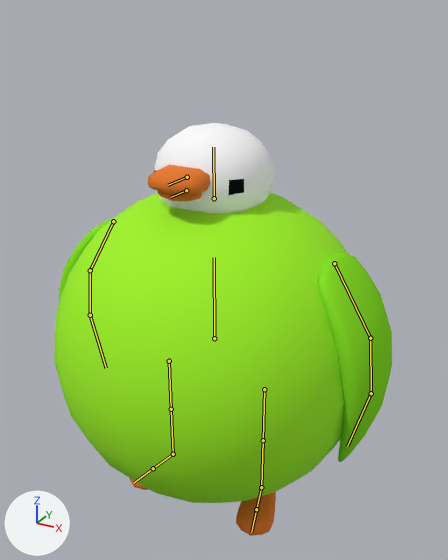
The Blender file models/muncher_real.blend: old version first, new version second.
Rendered twice from a camera (50 mm lens) standing at (2.26, -3.95, 4.01) and looking at (0.06, 0.05, 2.01). Arrows for +X, +Y and +Z are at lower left; the lights stay in place. The bones that bend it are drawn over the model as lines.

Objects in the first picture: 'Body'.
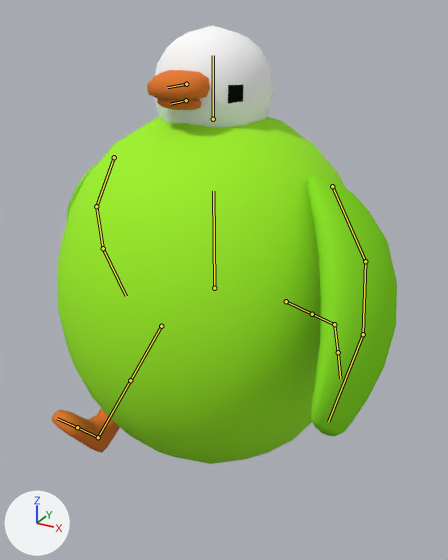
The newer file adds an action. The first version stands in its rest pose; the second is drawn at frame 4 of the action 'Run'.

What differs and where, as boxes [x1, y1, x2, y2] in the pictures (448 x 560 px):
```json
{"object": "Body", "change": "posed", "before": [54, 123, 392, 536], "after": [52, 26, 397, 464], "on screen": "6% taller"}
{"bone": "Body", "before": "(214, 338) to (214, 257)", "after": "(214, 288) to (213, 191)"}
{"bone": "Thigh.R", "before": "(169, 361) to (171, 409)", "after": "(161, 326) to (130, 380)"}
{"bone": "Thigh.L", "before": "(264, 389) to (263, 440)", "after": "(286, 301) to (312, 314)"}
```

Edits to the scene script, one JSON object a line:
```json
{"block": "bone_body", "where": "bone_body = bpy.data.objects['Armature'].pose.bones['Body']"}
{"op": "set", "path": "bone_body.location", "old": "(0.0, 0.0, 0.0)", "new": "(0.0, 0.459, 0.0)"}
{"op": "set", "path": "bone_body.scale", "old": "(1.0, 1.0, 1.0)", "new": "(0.94, 1.11, 0.94)"}
{"block": "bone_thigh_r", "where": "bone_thigh_r = bpy.data.objects['Armature'].pose.bones['Thigh.R']  # child of 'Body'"}
{"op": "set", "path": "bone_thigh_r.location", "old": "(0.0, 0.0, 0.0)", "new": "(-0.108, 0.019, 0.019)"}
{"op": "set", "path": "bone_thigh_r.rotation_quaternion", "old": "(1.0, 0.0, 0.0, 0.0)", "new": "(0.911, 0.1, 0.01, 0.401)", "note": "degrees (0, 0, 0) -> degrees (11, -4, 47)"}
{"block": "bone_thigh_l", "where": "bone_thigh_l = bpy.data.objects['Armature'].pose.bones['Thigh.L']  # child of 'Body'"}
{"op": "set", "path": "bone_thigh_l.location", "old": "(0.0, 0.0, 0.0)", "new": "(-0.302, -0.245, 0.065)"}
{"op": "set", "path": "bone_thigh_l.rotation_quaternion", "old": "(1.0, 0.0, 0.0, 0.0)", "new": "(0.862, 0.091, 0.01, 0.498)", "note": "degrees (0, 0, 0) -> degrees (10, -4, 60)"}
{"block": "bone_wingshouldercontrol_l", "where": "bone_wingshouldercontrol_l = bpy.data.objects['Armature'].pose.bones['WingShoulderControl.L']  # child of 'Body'"}
{"op": "set", "path": "bone_wingshouldercontrol_l.rotation_quaternion", "old": "(1.0, 0.0, 0.0, 0.0)", "new": "(0.924, -0.022, -0.377, 0.067)", "note": "degrees (0, 0, 0) -> degrees (-7, -44, 11)"}
{"block": "bone_wingshouldercontrol_r", "where": "bone_wingshouldercontrol_r = bpy.data.objects['Armature'].pose.bones['WingShoulderControl.R']  # child of 'Body'"}
{"op": "set", "path": "bone_wingshouldercontrol_r.rotation_quaternion", "old": "(1.0, 0.0, 0.0, 0.0)", "new": "(0.979, 0.059, -0.19, -0.049)", "note": "degrees (0, 0, 0) -> degrees (8, -22, -7)"}
```
